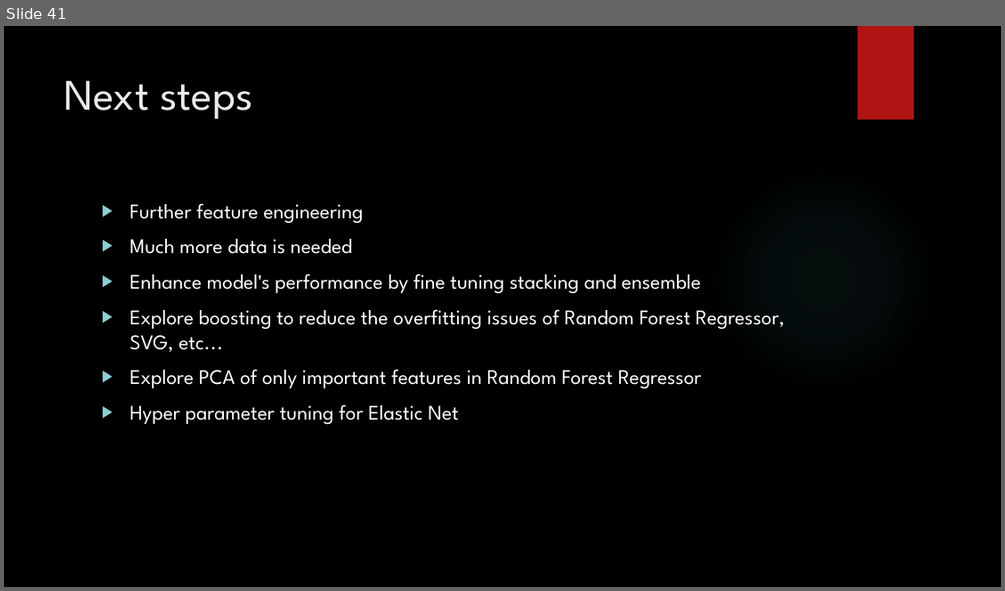
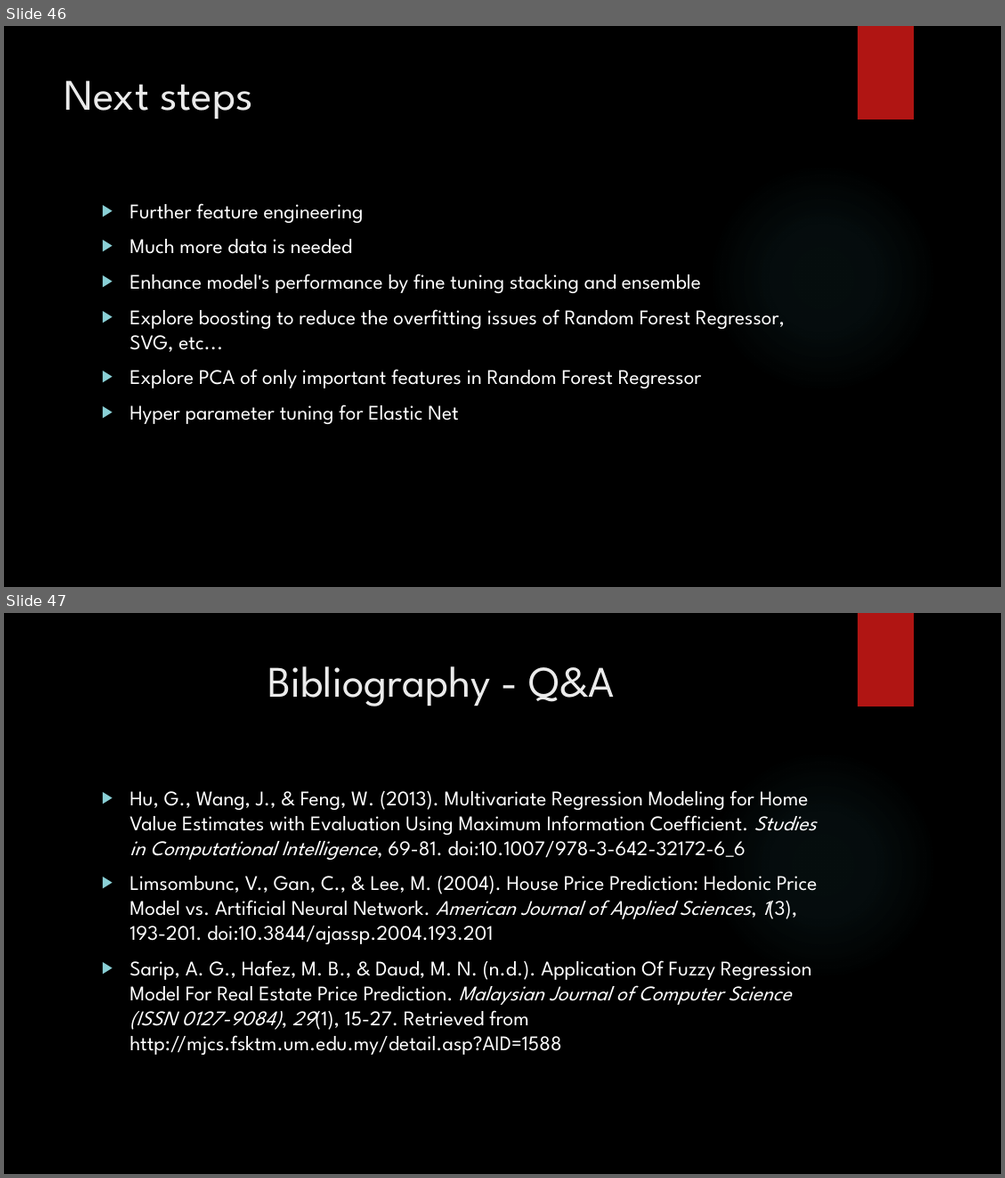
Before and after one commit to minhchan11/GA-Capstone-RealEstate, a slide deck: slides/Presentation.pptx. Shown one above the other, each under a label of ours: slide 41 before the commit, slides 46 and 47 after it. The pictures are 1005x591 and 1005x1178 pixels, drawn with LibreOffice and Linux fonts; fonts in the diff are those of the drawing; background and template pictures are left out. Boxes give left, top, right and bottom in pixels: in the first picture for what was removed or moved away, otherwise in the second. Text is boxed around its words. In the diff, an @@ line names an element or a change of style, - is before the commit and + after.

Commit message:
add bibliography

```diff
--- a/slides/Presentation.pptx
+++ b/slides/Presentation.pptx
@@ slide 47 added at [4,613,1001,1174], background picture (left out); not listed: 2 template elements that a slide beside it also shows @@
@@ title added at [267,666,615,706], 42 pt, text #EBEBEB @@
+Bibliography - Q&A
@@ text added at [129,790,817,1054], 20 pt, text #FFFFFF @@
+▶ Hu, G., Wang, J., & Feng, W. (2013). Multivariate Regression Modeling for Home Value Estimates with Evaluation Using Maximum Information Coefficient. Studies in Computational Intelligence, 69-81. doi:10.1007/978-3-642-32172-6_6
+▶ Limsombunc, V., Gan, C., & Lee, M. (2004). House Price Prediction: Hedonic Price Model vs. Artificial Neural Network. American Journal of Applied Sciences, 1(3), 193-201. doi:10.3844/ajassp.2004.193.201
+▶ Sarip, A. G., Hafez, M. B., & Daud, M. N. (n.d.). Application Of Fuzzy Regression Model For Real Estate Price Prediction. Malaysian Journal of Computer Science (ISSN 0127-9084), 29(1), 15-27. Retrieved from http://mjcs.fsktm.um.edu.my/detail.asp?AID=1588
@@ what was slide 41 is now slide 46 @@
```
Also in this commit, not shown: 5 other slides added, 1 slide removed, 3 other files.
